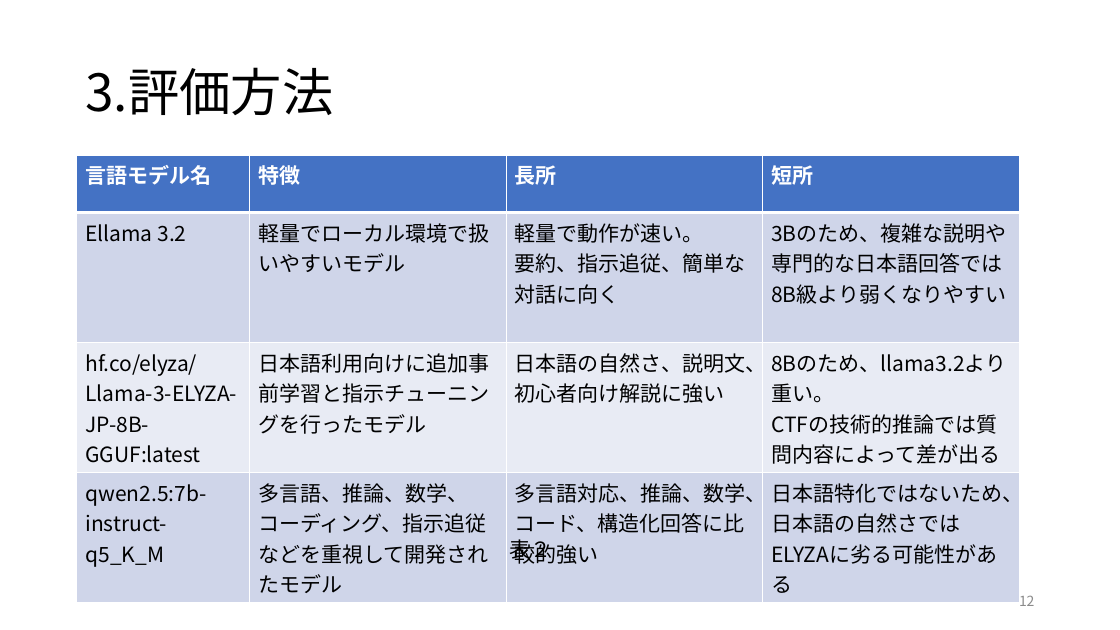
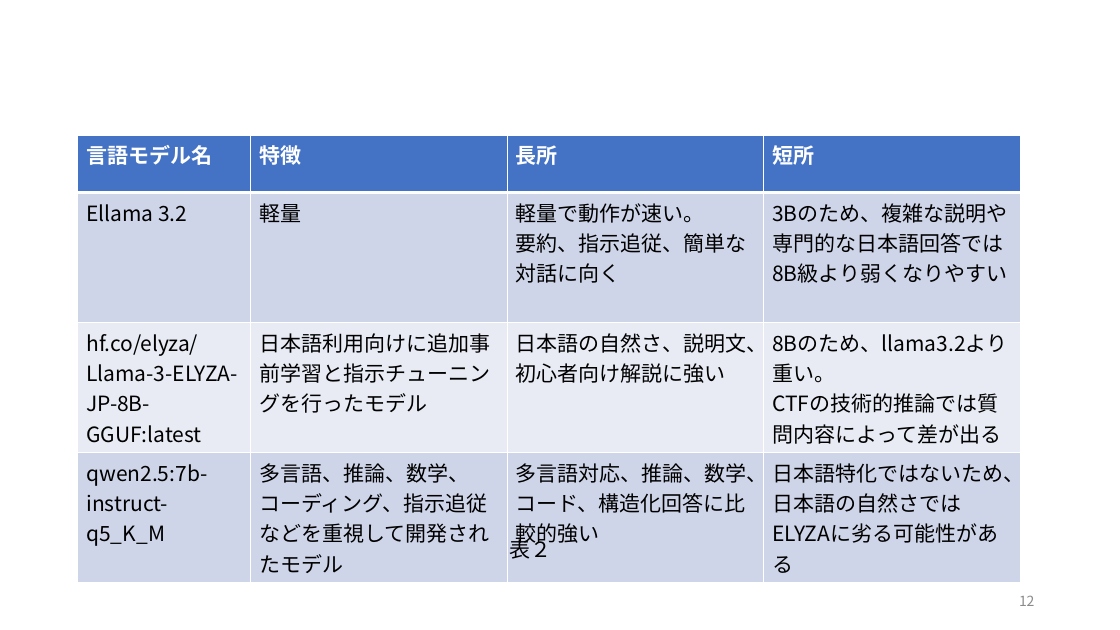
Before and after one commit to kuwaChang/kuwaCTF, a slide deck: slide 12 of 2026-07-15-j123109-桑原光太朗.pptx. Drawn at 1120x630 pixels with LibreOffice and Linux fonts; fonts in the diff are those of the drawing. Boxes give left, top, right and bottom in pixels: in the first picture for what was removed or moved away, otherwise in the second. Text is boxed around its words. In the diff, an @@ line names an element or a change of style, - is before the commit and + after.

```diff
--- a/2026-07-15-j123109-桑原光太朗.pptx
+++ b/2026-07-15-j123109-桑原光太朗.pptx
@@ title removed at (85,67,333,115) @@
-3.評価方法
@@ table at (78,135,1020,577) @@
-row 2, column 2: 軽量でローカル環境で扱いやすいモデル
+row 2, column 2: 軽量
@@ table: place and size @@
-table at (77,155,1019,597)
+table at (78,135,1020,577)
```
Also in this commit, not shown: 4 other slides changed, 18 other files.
